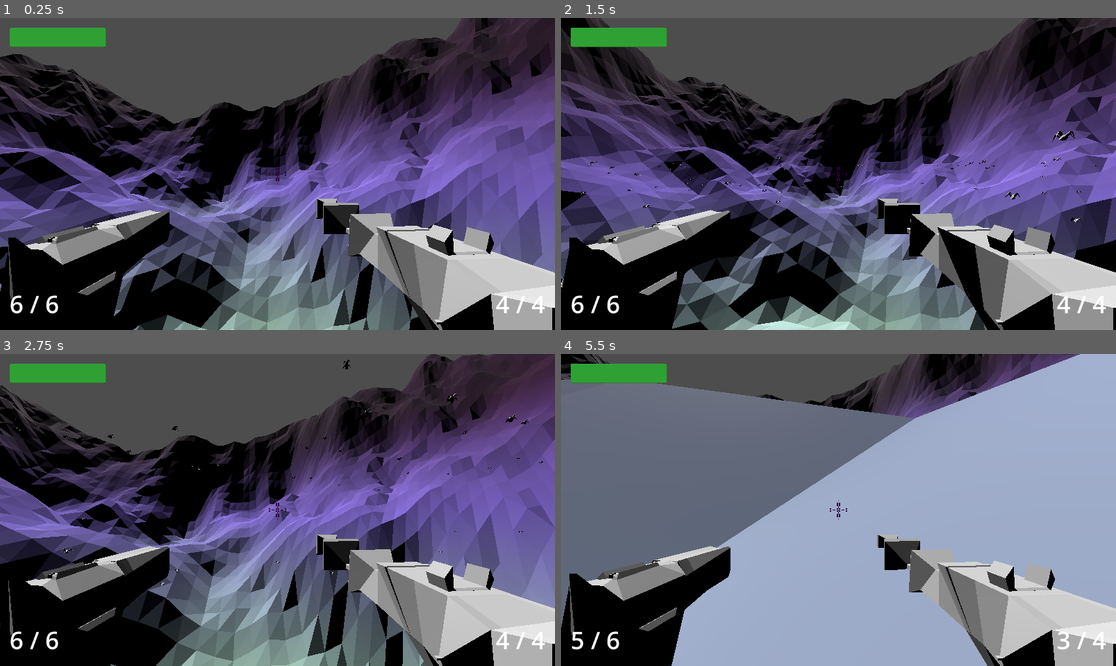
Above: before the commit, frames 1-4 (two rows, left to right).
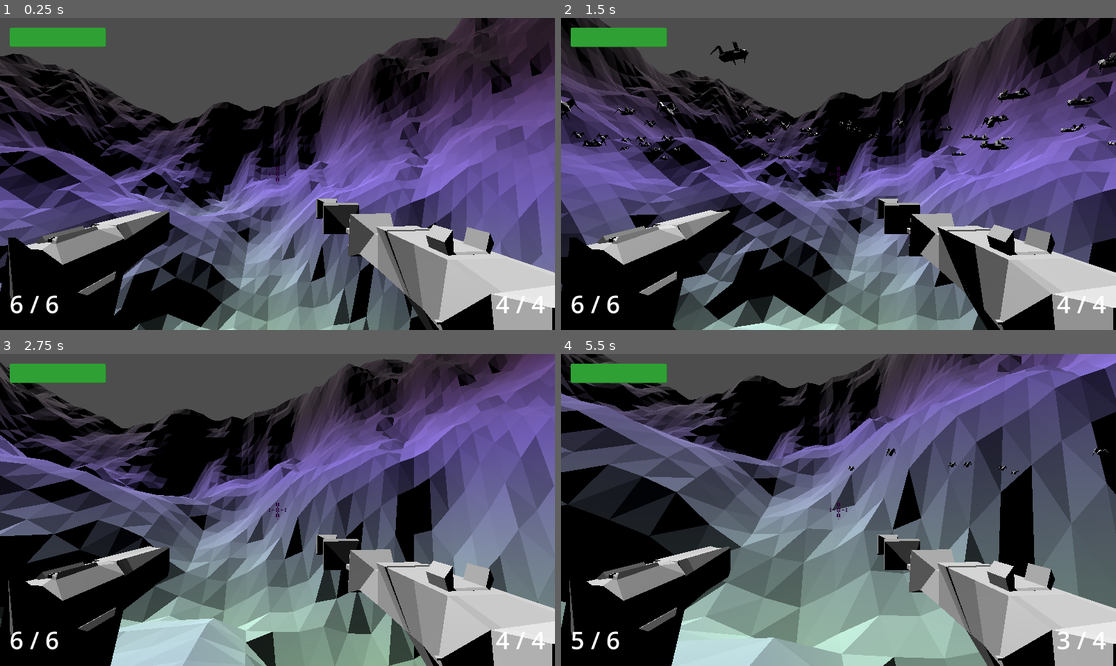
Above: after the commit, the same moments.

Repository: Bubullzz/CodeName-MegaKill
Game: Godot game, scene res://scenes/base.tscn
The game is run twice, just before and just after one commit, with the same random seed, the same clock (stepped at 60 frames per second) and the same inputs.
Inputs (mouse positions are in pixels of both pictures, inside the frame that each line leads up to):
- Up to frame 1 (0.25 s): no input
- Up to frame 2 (1.5 s): move the mouse to (866, 174) at 0.52 s; hold 0 0.53-1.28 s; hold Up (ui_up) from 0.53 s (still down); tap Shift (dash) at 0.6 s; tap Space (jump) at 0.77, 1.07 s; move the mouse to (810, 174) at 1.27 s; tap 0 at 1.35 s
- Up to frame 3 (2.75 s): keep holding Up (ui_up); tap Space (jump) at 1.52, 1.55, 1.82, 2.1 s; move the mouse to (288, 503) at 2.02 s; tap Shift (dash) at 2.3 s
- Up to frame 4 (5.5 s): keep holding Up (ui_up); move the mouse to (832, 516) at 2.77 s; tap Shift (dash) at 2.85, 4.55 s; tap Space (jump) at 3.02, 3.32, 3.77, 3.8, 4.07, 4.52, 4.82 s; tap 0 at 3.05 s; move the mouse to (877, 513) at 3.52 s; click (877, 513) at 3.6 s; move the mouse to (794, 506) at 4.27 s; right-click (794, 506) at 4.35 s; move the mouse to (844, 510) at 5.02 s; hold 0 from 5.03 s (still down)

The runs differ from the first frame. In frame 1, 2.8% of the frame differs, in the area x 0-100%, y 0-100%; in frame 2, 31%; in frame 3, 57%; in frame 4, 70%.

Commit message:
made a bit less laggy

Diff:
--- a/scenes/goon.tscn
+++ b/scenes/goon.tscn
@@ -65,3 +65,4 @@
 
 [node name="TargetPlayerComponent" parent="." unique_id=739288033 instance=ExtResource("7_23mmg")]
 transform = Transform3D(-4.371139e-08, 0, -1, 0, 1, 0, 1, 0, -4.371139e-08, 0, 0, 0)
+delay_between_updates = 0.4
--- a/scenes/player.tscn
+++ b/scenes/player.tscn
@@ -58,13 +58,15 @@
 script = ExtResource("4_dqkch")
 body = NodePath("..")
 dash_component = NodePath("../DashComponent")
-speed = 15.0
+speed = 40.0
+jump_velocity = 50.0
+gravity_multiplier = 9.0
 metadata/_custom_type_script = "uid://suy82x121iat"
 
 [node name="DashComponent" type="Node" parent="." unique_id=1771703005 node_paths=PackedStringArray("player")]
 script = ExtResource("5_qlg0r")
 player = NodePath("..")
-dash_speed = 40.0
+dash_speed = 160.0
 dash_duration = 0.2
 metadata/_custom_type_script = "uid://bsh8ftf5qlqd0"
 
--- a/scripts/components/input_component.gd
+++ b/scripts/components/input_component.gd
@@ -47,4 +47,5 @@
 	# Bullshit blazing
 	if Input.is_key_pressed(KEY_0):
 		for i in range(30):
+			await get_tree().create_timer(.01)
 			Goon.instantiate()
--- a/scripts/components/move_component.gd
+++ b/scripts/components/move_component.gd
@@ -8,9 +8,14 @@
 var wants_jump := false
 var has_dash_component := false
 
+var coyote_jump:= Timer.new()
+
 func _ready() -> void:
 	if dash_component:
 		has_dash_component = true
+	coyote_jump.one_shot = true
+	add_child(coyote_jump)
+
 # helper to easily connect the signal
 func set_wants_jump():
 	wants_jump = true
@@ -26,9 +31,11 @@
 	# Gravity
 	if not body.is_on_floor():
 		body.velocity += body.get_gravity() * delta * gravity_multiplier
-
+	else:
+		# if we are on floor, we can jump for the next .3 seconds
+		coyote_jump.start(.3)
 	# Jump
-	if wants_jump and body.is_on_floor():
+	if wants_jump and not coyote_jump.is_stopped():
 		body.velocity.y = jump_velocity
 	wants_jump = false
 
--- a/scripts/goon.gd
+++ b/scripts/goon.gd
@@ -30,6 +30,7 @@
 	pos.y *= 1 if randi() % 2 else -1
 	instance.position = Global.player.position + Vector3(pos.x, 0, pos.y)
 	Global.goonManager.add_child(instance)
+	instance.scale = Vector3(3.,3.,3.)
 	return instance
 
 func lose_life(v:int):
